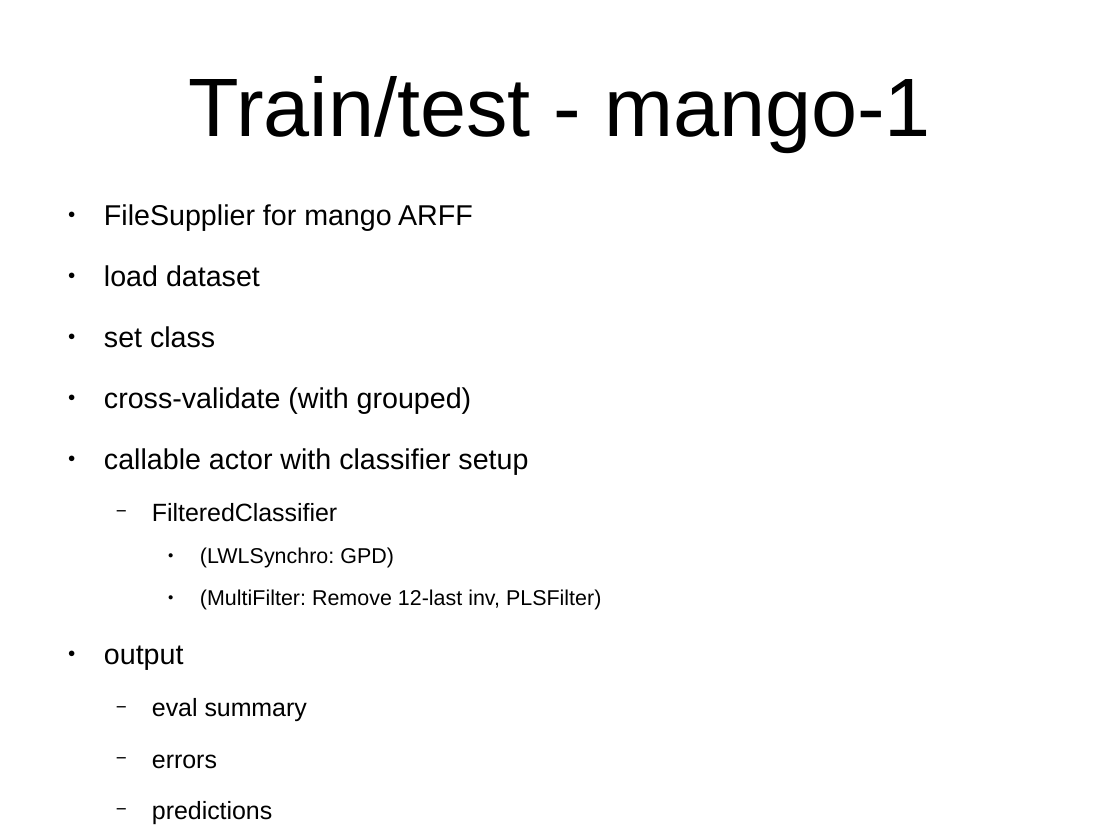
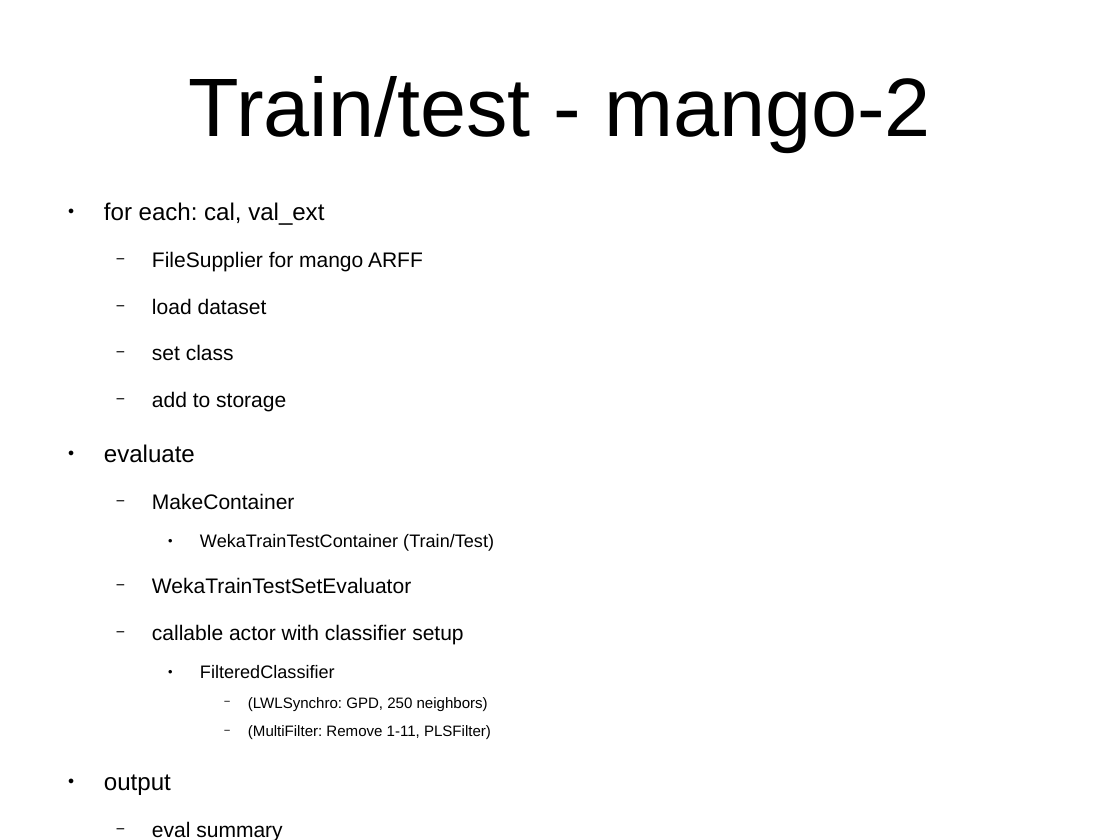
Before and after one commit to fracpete/weka-user-conference-2021, a slide deck: slide 10 of adams/adams_notes.odp (slide 9 before the commit). Drawn at 1120x840 pixels with LibreOffice and Linux fonts; fonts in the diff are those of the drawing. Boxes give left, top, right and bottom in pixels: in the first picture for what was removed or moved away, otherwise in the second. Text is boxed around its words. In the diff, an @@ line names an element or a change of style, - is before the commit and + after.

```diff
--- a/adams/adams_notes.odp
+++ b/adams/adams_notes.odp
@@ title at [189,76,931,151]: text changed @@
-Train/test - mango-1
+Train/test - mango-2
@@ text at [104,202,324,225]: paragraph added @@
+● for each: cal, val_ext
@@ text at [104,251,463,795]: size 20.3 to 14.9 pt in "FileSupplier for mango ARFF", "load dataset", "set class", "callable actor with classifier setup"; size 17.7 to 12.8 pt in "FilteredClassifier"; size 20.3 to 17.1 pt in "output"; size 17.7 to 14.9 pt in "eval summary", "errors", "predictions"; bullet ● to −; list level 1 to 2 in "FileSupplier for mango ARFF"; list level 1 to 2 in "load dataset"; list level 1 to 2 in "set class"; list level 1 to 2 in "callable actor with classifier setup"; bullet − to ●; list level 2 to 3 in "FilteredClassifier" @@
@@ text at [104,391,411,594]: text changed; size 20.3 to 14.9 pt @@
-● cross-validate (with grouped)
+  − add to storage
+● evaluate
+  − MakeContainer
+    ● WekaTrainTestContainer (Train/Test)
+  − WekaTrainTestSetEvaluator
@@ text at [248,697,491,739]: text changed; size 15.2 to 10.7 pt @@
-    ● (LWLSynchro: GPD)
-    ● (MultiFilter: Remove 12-last inv, PLSFilter)
+      − (LWLSynchro: GPD, 250 neighbors)
+      − (MultiFilter: Remove 1-11, PLSFilter)
```
Also in this commit, not shown: 3 other slides changed, 1 other file.
